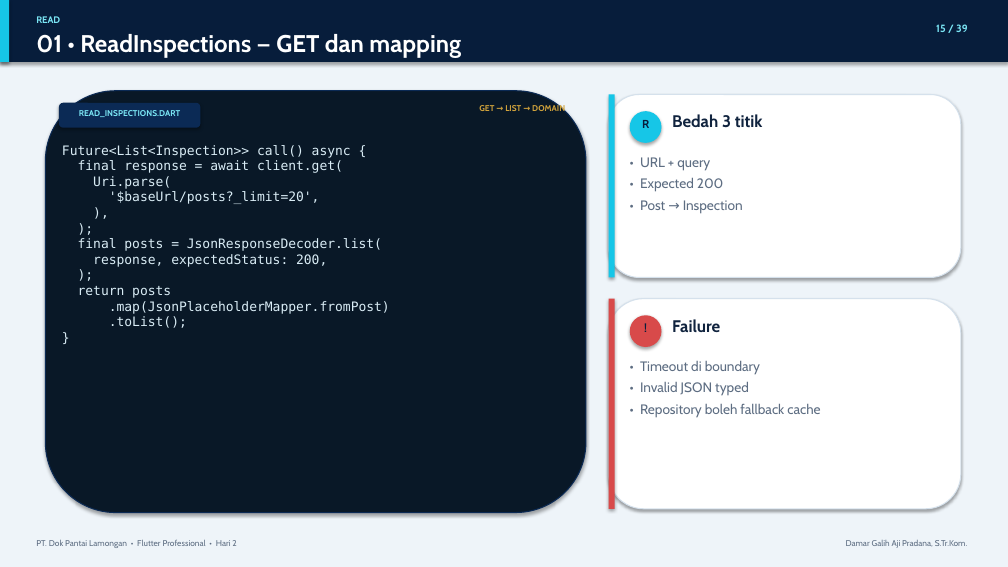
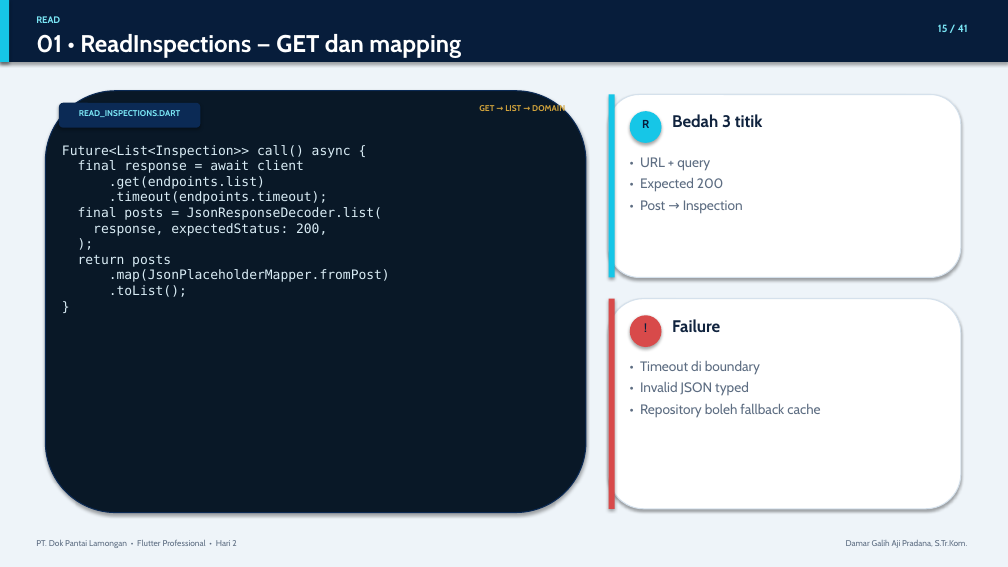
Before and after one commit to D4marp/Inspection-Flutter-DPL, a slide deck: slide 15 of Hari_2_Flutter_Professional.pptx. Drawn at 1008x567 pixels with LibreOffice and Linux fonts; fonts in the diff are those of the drawing. Boxes give left, top, right and bottom in pixels: in the first picture for what was removed or moved away, otherwise in the second. Text is boxed around its words. In the diff, an @@ line names an element or a change of style, - is before the commit and + after.

```diff
--- a/Hari_2_Flutter_Professional.pptx
+++ b/Hari_2_Flutter_Professional.pptx
@@ text at bbox=[938, 24, 968, 32]: text changed @@
-15 / 39
+15 / 41
@@ text at bbox=[62, 145, 390, 297]: text changed @@
-Future<List<Inspection>> call() async {
-final response = await client.get(
-Uri.parse(
-'$baseUrl/posts?_limit=20',
-),
-);
-final posts = JsonResponseDecoder.list(
-response, expectedStatus: 200,
-);
-return posts
-.map(JsonPlaceholderMapper.fromPost)
-.toList();
-}
+Future<List<Inspection>> call() async {
+final response = await client
+.get(endpoints.list)
+.timeout(endpoints.timeout);
+final posts = JsonResponseDecoder.list(
+response, expectedStatus: 200,
+);
+return posts
+.map(JsonPlaceholderMapper.fromPost)
+.toList();
+}
```
Also in this commit, not shown: 38 other slides changed, 2 slides added, 20 other files.
